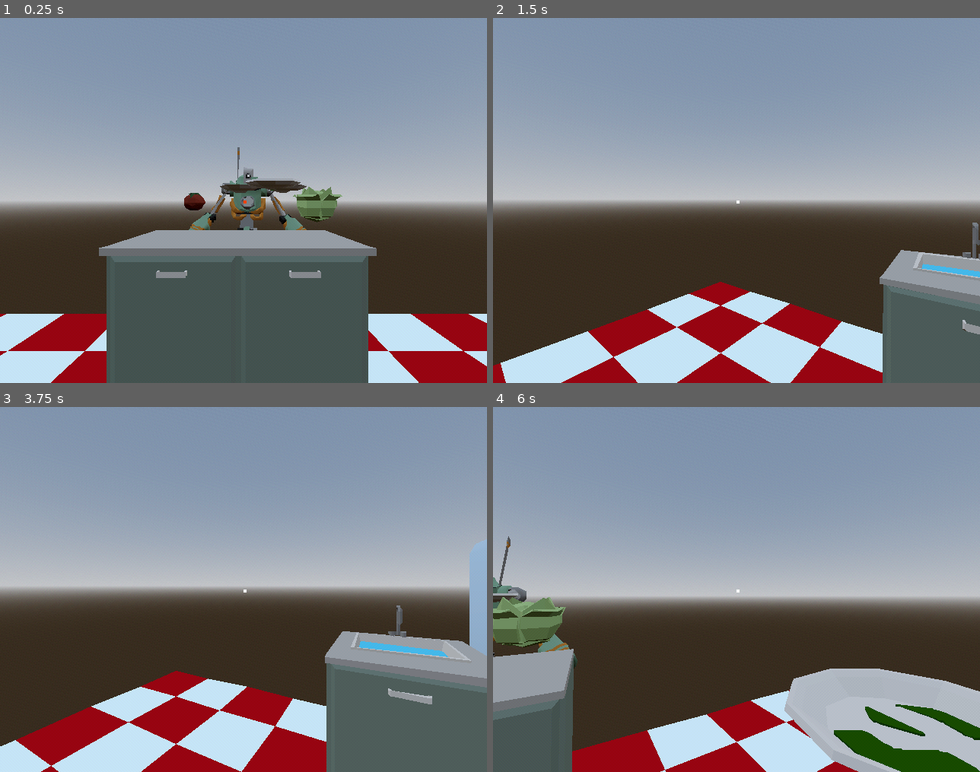
Above: before the commit, frames 1-4 (two rows, left to right).
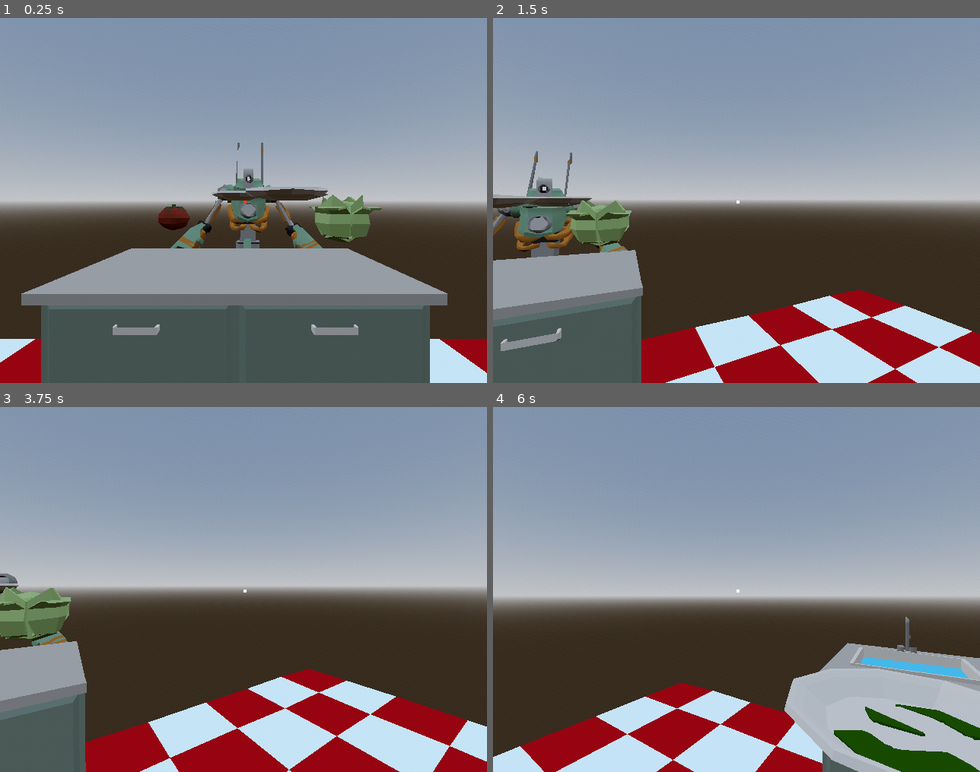
Above: after the commit, the same moments.

Repository: connor-lennox/DemoDisk
Game: Godot game, scene res://game.tscn
Two runs of this game, one before a commit and one after it. Both use one fixed random seed, a clock stepped at 60 frames per second and the inputs below.
Inputs (mouse positions are in pixels of both pictures, inside the frame that each line leads up to):
- Up to frame 1 (0.25 s): no input
- Up to frame 2 (1.5 s): move the mouse to (760, 200) at 0.52 s; hold Right (ui_right) 0.53-1.28 s; click (760, 200) at 0.6 s; move the mouse to (712, 200) at 1.27 s; hold Left (ui_left) from 1.28 s (still down); click (712, 200) at 1.35 s
- Up to frame 3 (3.75 s): move the mouse to (253, 582) at 2.02 s; release Left (ui_left) at 2.03 s; hold Right (ui_right) 2.03-3.53 s; click (253, 582) at 2.1 s; move the mouse to (238, 596) at 2.77 s; click (238, 596) at 2.85 s; tap Enter at 3.5 s; move the mouse to (282, 593) at 3.52 s; hold Left (ui_left) from 3.53 s (still down); click (282, 593) at 3.6 s
- Up to frame 4 (6 s): move the mouse to (697, 585) at 4.27 s; click (697, 585) at 4.35 s; move the mouse to (741, 589) at 5.02 s; click (741, 589) at 5.1 s; move the mouse to (717, 582) at 5.77 s; release Left (ui_left) at 5.78 s; hold Right (ui_right) from 5.78 s (still down); click (717, 582) at 5.85 s

The runs differ from the first frame. In frame 1, 26% of the frame differs, in the area x 0-100%, y 34-100%; in frame 2, 30%, in the area x 0-100%, y 36-100%; in frame 3, 30%; in frame 4, 17%.

Commit message:
player swish while moving

Diff:
--- a/nodes/player/player.gd
+++ b/nodes/player/player.gd
@@ -1,5 +1,7 @@
 class_name Player
 extends Node3D
+
+const TIME_TO_MOVE = 0.3
 
 @onready var camera_rig: Node3D = $"CameraRig"
 @onready var camera: Camera3D = $"%Camera"
@@ -20,6 +22,8 @@
 
 var currently_held_item: Item = null
 @onready var item_attach_point: Node3D = $"%ItemAttachPoint"
+
+@onready var swish_sfx = $SwishSfx
 
 
 func _ready():
@@ -63,12 +67,14 @@
 	current_station = station_number
 	stations[current_station].activate()
 
+	swish_sfx.play()
+
 	# Tween player position and rotation to align with target station
 	var target: Node3D = stations[current_station].get_player_position()
 	var tween: Tween = get_tree().create_tween()
-	tween.tween_property(self, "global_position", target.global_position, 0.5)
+	tween.tween_property(self, "global_position", target.global_position, TIME_TO_MOVE)
 	var rotation_target = Vector3(0, global_rotation.y + wrapf(target.global_rotation.y - global_rotation.y, -PI, PI), 0)
-	tween.parallel().tween_property(self, "global_rotation", rotation_target, 0.5)
+	tween.parallel().tween_property(self, "global_rotation", rotation_target, TIME_TO_MOVE)
 
 	# Stop "moving" and activate the current station
 	tween.tween_callback(self.set.bind("moving", false))
--- a/nodes/player/player.tscn
+++ b/nodes/player/player.tscn
@@ -1,6 +1,7 @@
-[gd_scene load_steps=2 format=3 uid="uid://vi5ydb7g6j2x"]
+[gd_scene load_steps=3 format=3 uid="uid://vi5ydb7g6j2x"]
 
 [ext_resource type="Script" path="res://nodes/player/player.gd" id="1_wdyus"]
+[ext_resource type="AudioStream" uid="uid://4ula6jb1q52f" path="res://assets/sounds/move_swish.ogg" id="2_f3l5b"]
 
 [node name="Player" type="Node3D" groups=["player"]]
 script = ExtResource("1_wdyus")
@@ -20,3 +21,9 @@
 [node name="ItemAttachPoint" type="Node3D" parent="CameraRig"]
 unique_name_in_owner = true
 transform = Transform3D(0.939693, 0, -0.34202, 0, 1, 0, 0.34202, 0, 0.939693, 0.318031, -0.283956, -0.448651)
+
+[node name="SwishSfx" type="AudioStreamPlayer3D" parent="."]
+stream = ExtResource("2_f3l5b")
+attenuation_model = 3
+volume_db = -3.0
+pitch_scale = 0.8
Not shown, added: assets/sounds/move_swish.ogg.import
Not shown, added: assets/sounds/move_swish.ogg
